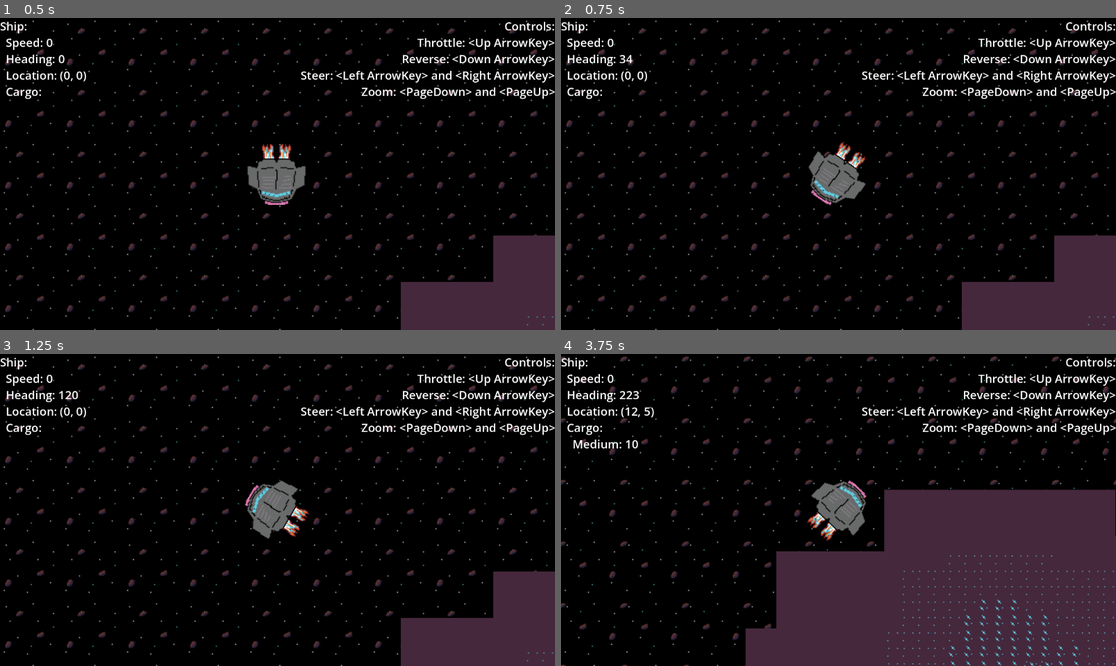
Above: before the commit, frames 1-4 (two rows, left to right).
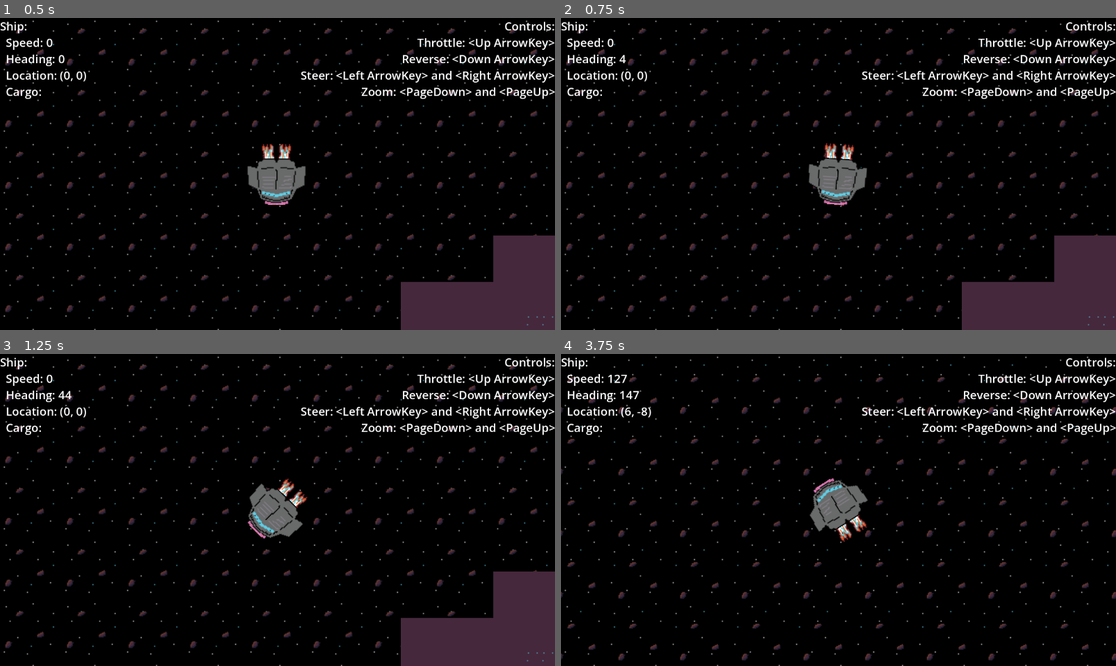
Above: after the commit, the same moments.

Repository: bingecraft-net/sandbox
Game: Godot game, scene res://node_2d.tscn
The game is run twice, just before and just after one commit, with the same random seed, the same clock (stepped at 60 frames per second) and the same inputs.
Inputs:
- Up to frame 1 (0.5 s): no input
- Up to frame 2 (0.75 s): tap Enter at 0.5 s; hold Right (ui_right) from 0.53 s (still down)
- Up to frame 3 (1.25 s): keep holding Right (ui_right)
- Up to frame 4 (3.75 s): release Right (ui_right) at 1.28 s; hold Down (ui_down) 1.28-2.03 s; hold Right (ui_right) 2.03-2.78 s; hold Up (ui_up) 2.78-3.53 s; hold Left (ui_left) from 3.53 s (still down)

Frame 1 is identical in both runs. In frame 2, 0.9% of the frame differs, in the area x 10-56%, y 11-61%; in frame 3, 1.0%; in frame 4, 36%, in the area x 0-100%, y 0-100%.

Commit message:
improve ship steering

Diff:
--- a/node_2d.tscn
+++ b/node_2d.tscn
@@ -87,7 +87,6 @@
 
 [node name="RigidBody2D" type="RigidBody2D" parent="." unique_id=1969358277]
 gravity_scale = 0.0
-lock_rotation = true
 script = ExtResource("2_0e48y")
 
 [node name="TileMapLayer" type="TileMapLayer" parent="RigidBody2D" unique_id=1283870494]
--- a/rich_text_label_hud.gd
+++ b/rich_text_label_hud.gd
@@ -12,7 +12,7 @@
 	var text_lines = []
 	text_lines.append("Ship:")
 	text_lines.append("  Speed: %.0f" % ship.linear_velocity.length())
-	text_lines.append("  Heading: %.0f" % (ship.get_node("TileMapLayer").rotation_degrees))
+	text_lines.append("  Heading: %.0f" % (ship.rotation_degrees))
 	text_lines.append("  Location: %.0v" % (ship.position / 16))
 	text_lines.append("  Cargo:")
 	for key in ship.cargo:
--- a/rigid_body_2d.gd
+++ b/rigid_body_2d.gd
@@ -1,35 +1,36 @@
 extends RigidBody2D
 
+
+var cargo = {}
 
 # Called when the node enters the scene tree for the first time.
 func _ready() -> void:
 	pass # Replace with function body.
 
-@export var thrust = 4
-@export var top_speed = 384
-@export var brake = 3
-@export var steer = 3
+@export var linear_thrust = 4
+@export var linear_speed_max = 384
+@export var linear_brake = 3
+@export var torque = 4
+@export var angular_speed_max = PI
 
-var cargo = {}
-
-# Called every frame. 'delta' is the elapsed time since the previous frame.
-func _process(delta: float) -> void:
+func _integrate_forces(state: PhysicsDirectBodyState2D) -> void:
 
 	var throttle = Input.get_axis("ui_up", "ui_down")
 	if throttle != 0:
-		var velocity_correction = throttle * Vector2.UP.rotated($TileMapLayer.rotation) * top_speed - linear_velocity
-		if velocity_correction.length() > thrust:
-			apply_central_impulse(velocity_correction.normalized() * thrust)
+		var velocity_correction = throttle * Vector2.UP.rotated(rotation) * linear_speed_max - linear_velocity
+		if velocity_correction.length() > linear_thrust:
+			apply_central_impulse(velocity_correction.normalized() * linear_thrust)
 		else:
 			apply_central_impulse(velocity_correction)
-	elif linear_velocity.length() >= brake:
-		apply_central_impulse(-linear_velocity.normalized() * brake)
+	elif linear_velocity.length() >= linear_brake:
+		apply_central_impulse(-linear_velocity.normalized() * linear_brake)
 	else:
 		apply_central_impulse(-linear_velocity)
 
 	var steer_input = Input.get_axis("ui_left", "ui_right")
-	$TileMapLayer.rotation += steer_input * delta * steer
-	if $TileMapLayer.rotation > 2 * PI:
-		$TileMapLayer.rotation -= 2 * PI
-	elif $TileMapLayer.rotation < 0 :
-		$TileMapLayer.rotation += 2 * PI
+	var torque_correction = steer_input * angular_speed_max - angular_velocity
+	if torque_correction != 0:
+		var inertia = 1.0 / PhysicsServer2D.body_get_direct_state(get_rid()).inverse_inertia
+		apply_torque(sign(torque_correction) * inertia * torque)
+	elif abs(angular_velocity) < 0.01:
+		angular_velocity = 0
